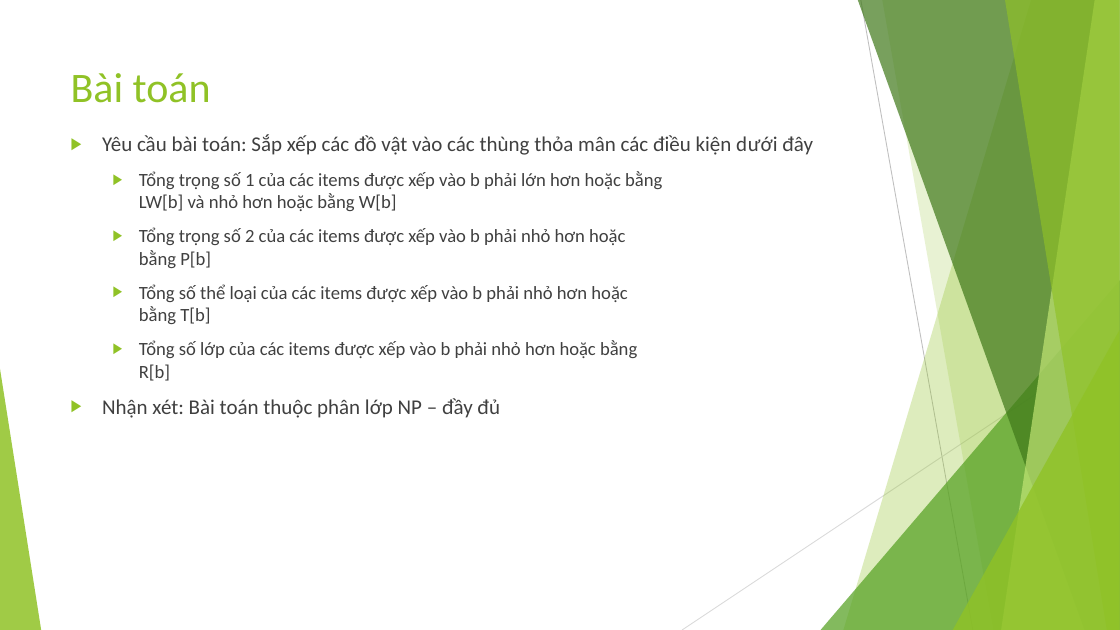
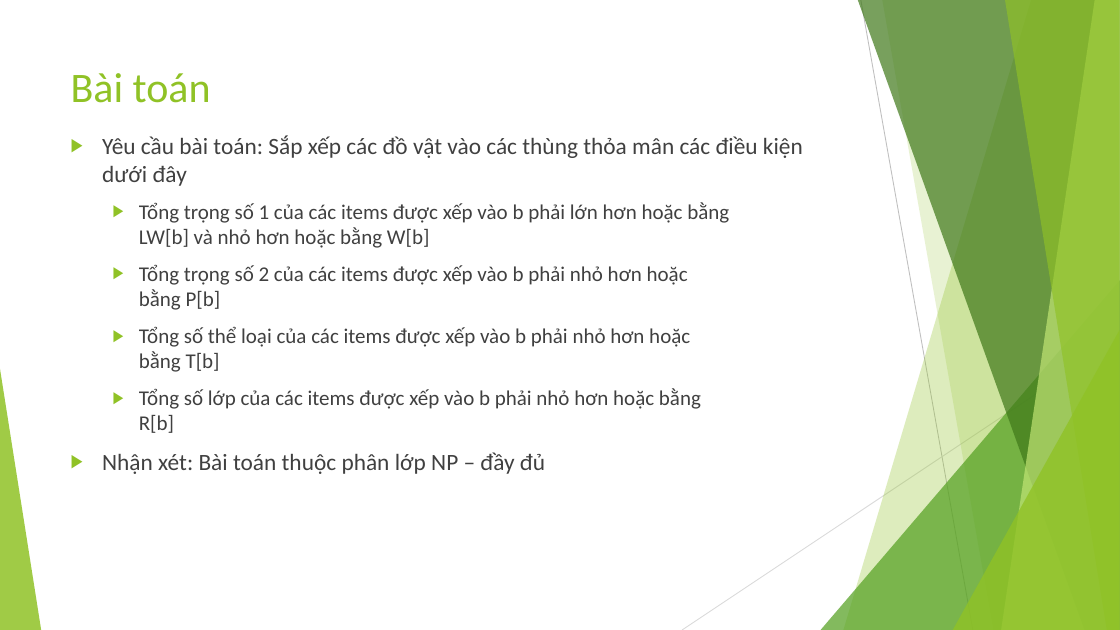
Before and after one commit to dungkhmt/CourseCPCBLS, a slide deck: slide 3 of OpenCBLS/src/khmtk60/miniprojects/G6/Báo cáo môn học.pptx. Drawn at 1120x630 pixels with LibreOffice and Linux fonts; fonts in the diff are those of the drawing. Boxes give left, top, right and bottom in pixels: in the first picture for what was removed or moved away, otherwise in the second. Text is boxed around its words. In the diff, an @@ line names an element or a change of style, - is before the commit and + after.

```diff
--- a/OpenCBLS/src/khmtk60/miniprojects/G6/Báo cáo môn học.pptx
+++ b/OpenCBLS/src/khmtk60/miniprojects/G6/Báo cáo môn học.pptx
@@ text "Yêu cầu bài toán: Sắp ..." at <box>102,135,803,474</box>: size 18 to 20 pt in "Yêu cầu bài toán: Sắp xếp các ...", "Nhận xét: Bài toán thuộc phân lớp ..."; size 16 to 18 pt in "Tổng trọng số 1 của các items ...", "Tổng trọng số 2 của các items ...", "Tổng số thể loại của các items ...", "Tổng số lớp của các items được ..." @@
```
Also in this commit, not shown: 7 other slides changed, 1 slide added, 3 other files.
